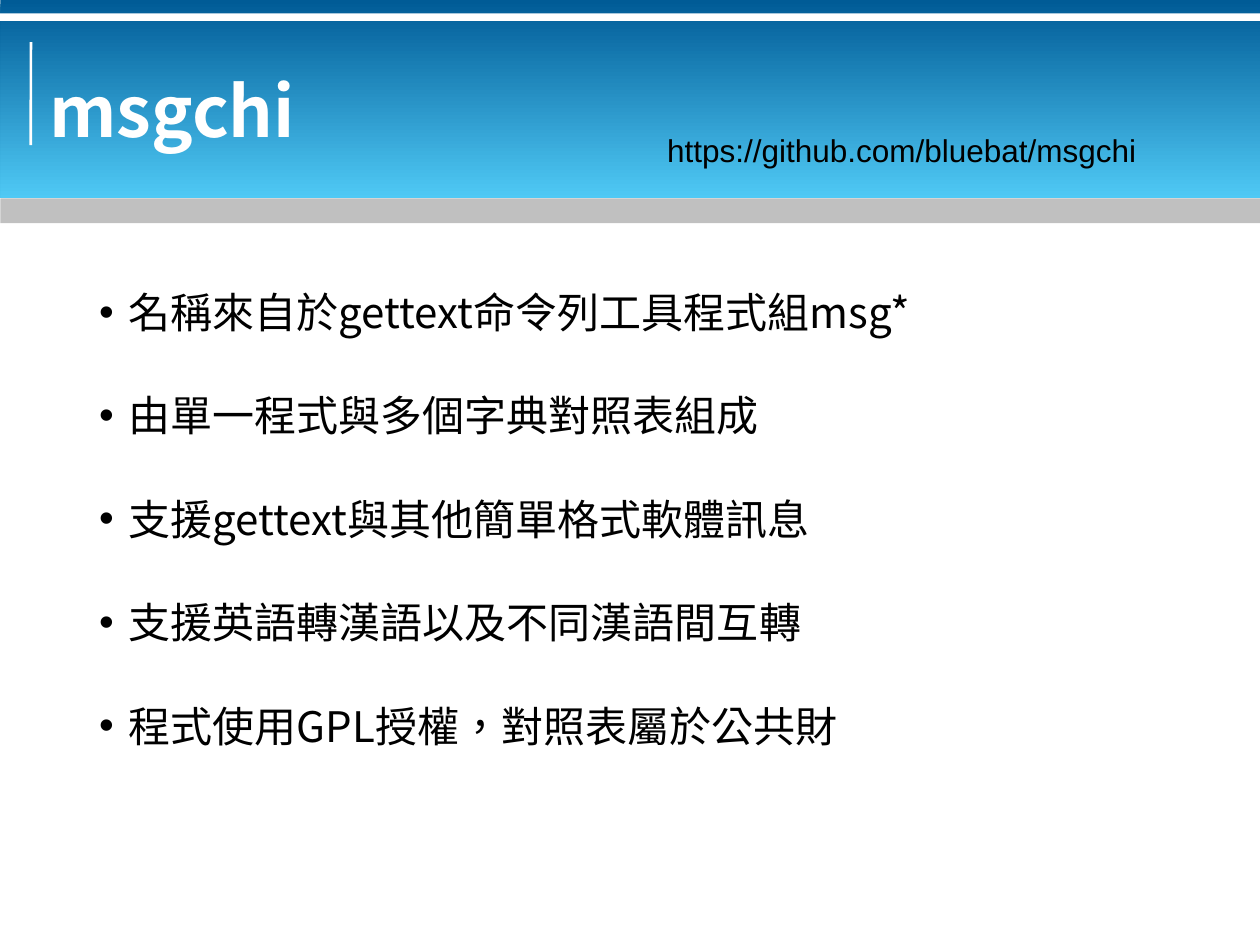
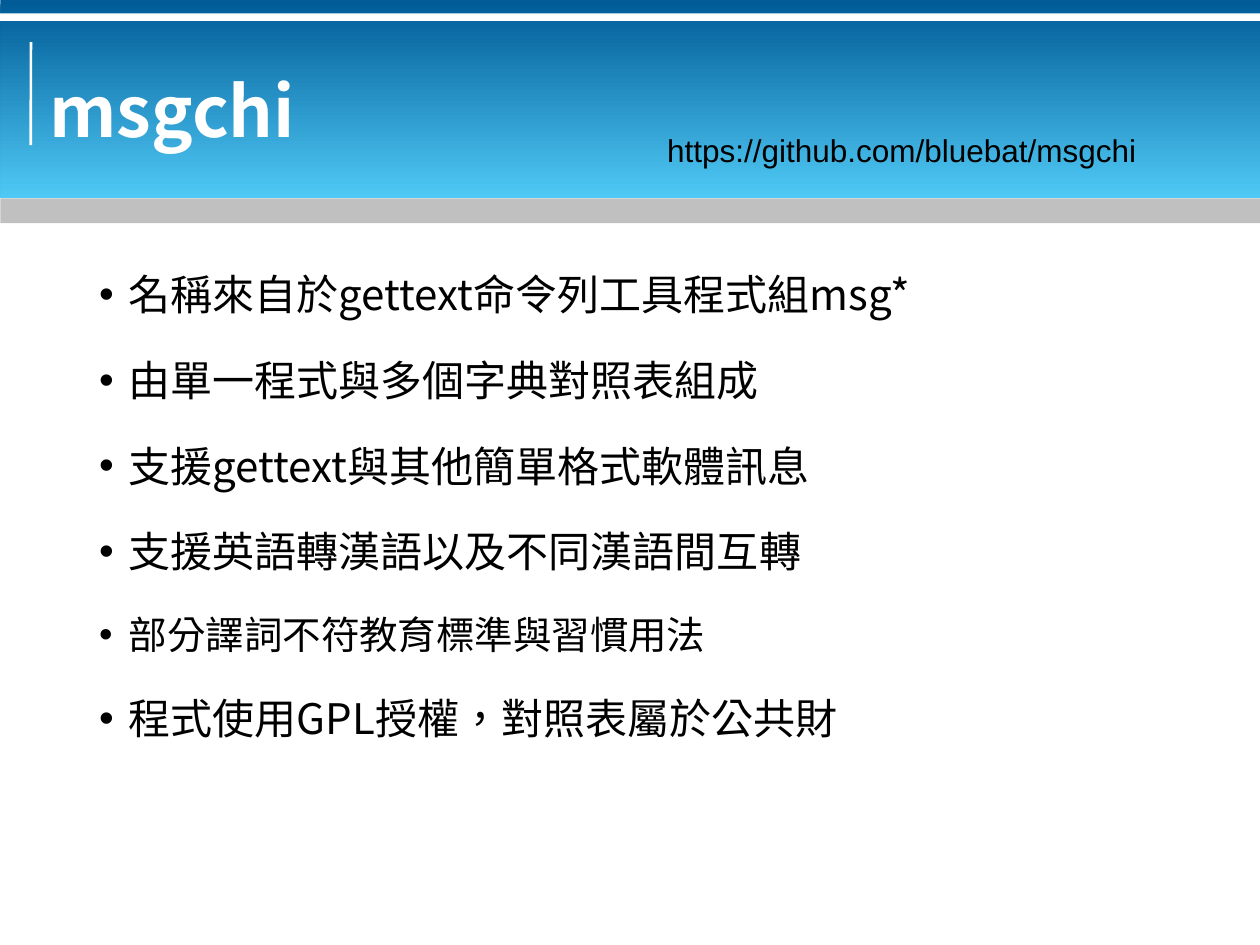
Before and after one commit to bluebat/.presentations, a slide deck: slide 4 of msgchi-l10n-tool.odp. Drawn at 1260x945 pixels with LibreOffice and Linux fonts; fonts in the diff are those of the drawing; background and template pictures are left out. Boxes give left, top, right and bottom in pixels: in the first picture for what was removed or moved away, otherwise in the second. Text is boxed around its words. In the diff, an @@ line names an element or a change of style, - is before the commit and + after.

```diff
--- a/msgchi-l10n-tool.odp
+++ b/msgchi-l10n-tool.odp
@@ text at [129,274,910,738]: line spacing 1.5 to 1.15 @@
@@ text at [129,616,705,653]: paragraph added @@
+• 部分譯詞不符教育標準與習慣用法
```
Also in this commit, not shown: 2 other slides changed, 1 other file.
